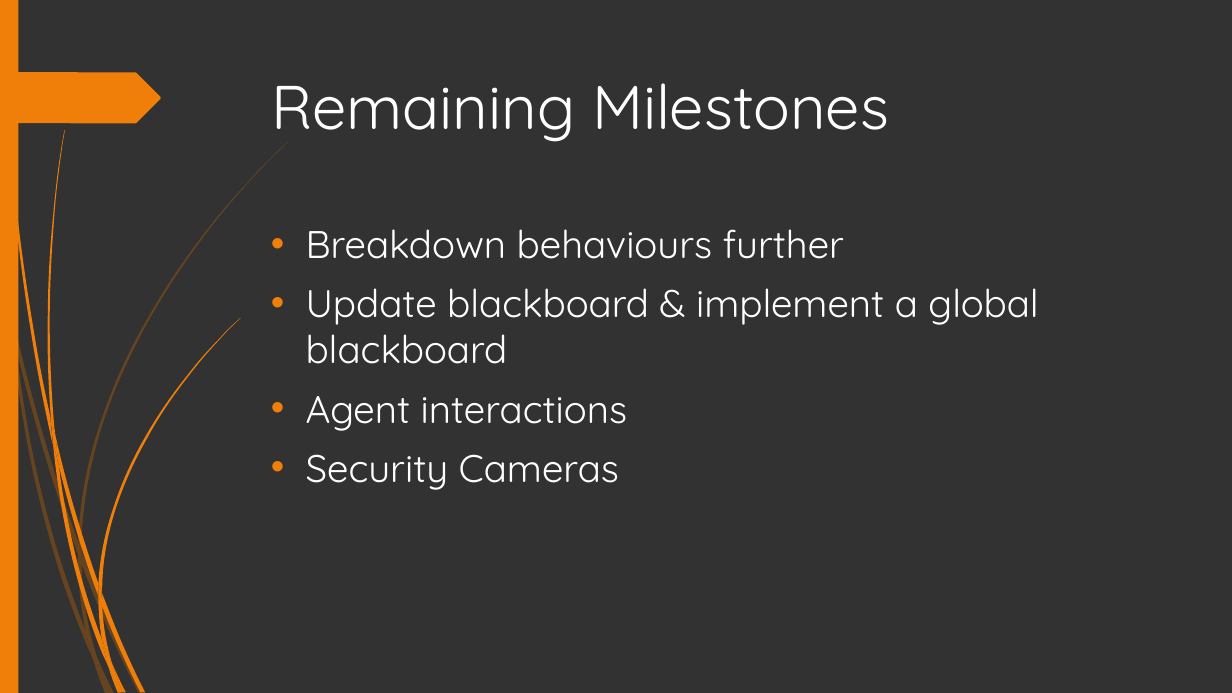
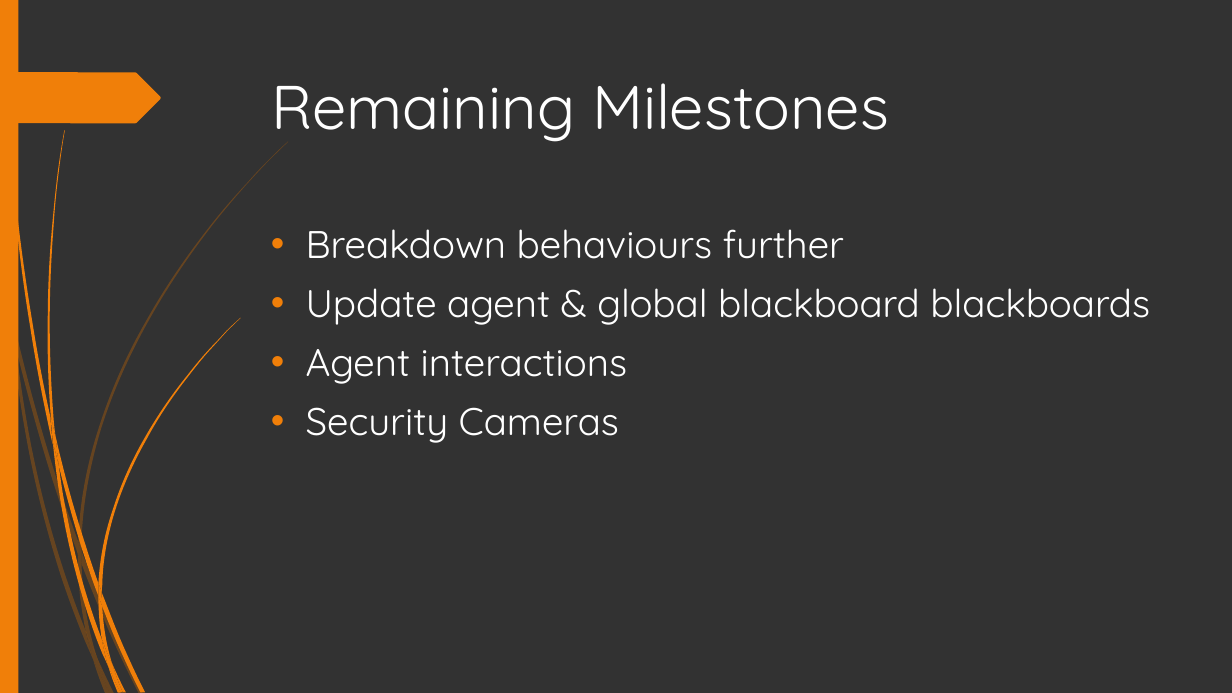
Before and after one commit to HenryWilliam95/AI_FINAL_PROJECT, a slide deck: slide 7 of Documents/Presentation-1.pptx. Drawn at 1232x693 pixels with LibreOffice and Linux fonts; fonts in the diff are those of the drawing. Boxes give left, top, right and bottom in pixels: in the first picture for what was removed or moved away, otherwise in the second. Text is boxed around its words. In the diff, an @@ line names an element or a change of style, - is before the commit and + after.

```diff
--- a/Documents/Presentation-1.pptx
+++ b/Documents/Presentation-1.pptx
@@ text at (306,288,1150,325): text changed @@
-• Update blackboard & implement a global blackboard
+• Update agent & global blackboard blackboards
```
Also in this commit, not shown: 2 other slides changed, 5 slides added.
